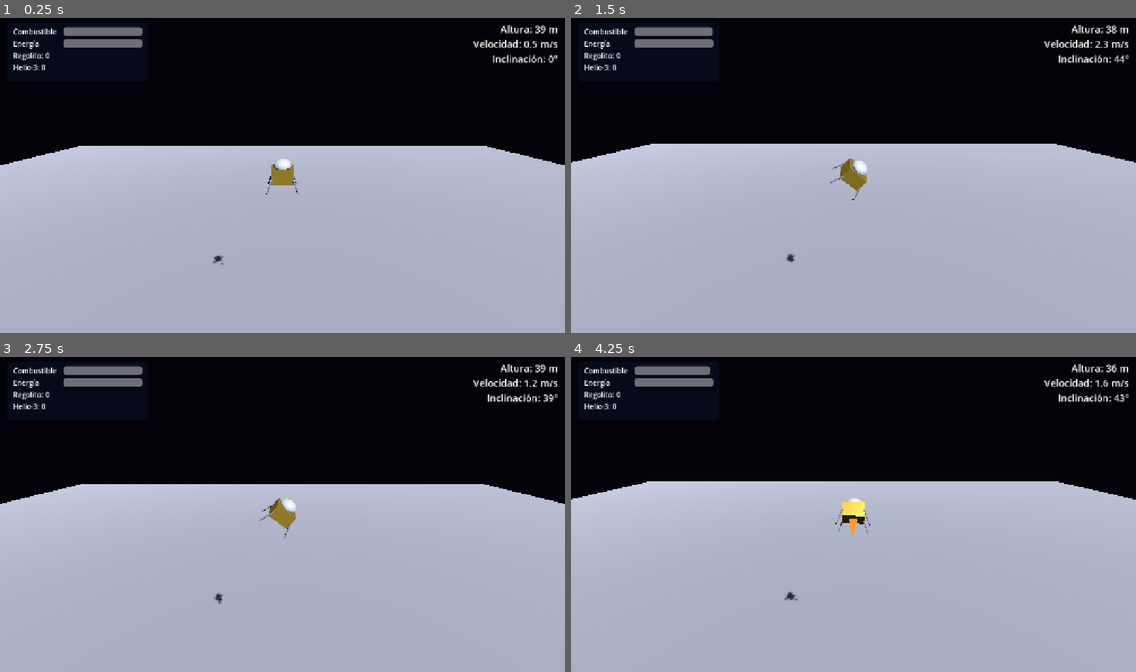
Above: before the commit, frames 1-4 (two rows, left to right).
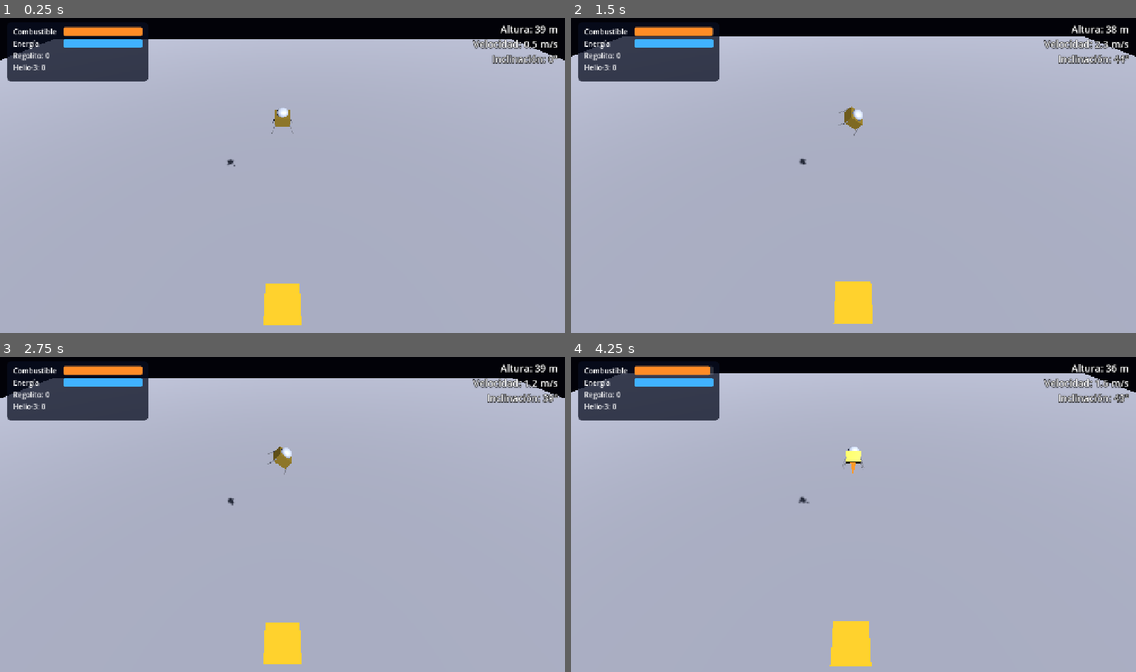
Above: after the commit, the same moments.

Repository: Camubermu/mision-helio-3
Game: Godot game, scene res://scenes/niveles/plantilla_alunizaje.tscn
Same seed, same stepped clock (60 frames per second), same inputs: the game is played once before the commit and once after it. This scene is started directly instead of the project's main scene.
Inputs (mouse positions are in pixels of both pictures, inside the frame that each line leads up to):
- Up to frame 1 (0.25 s): no input
- Up to frame 2 (1.5 s): move the mouse to (977, 159) at 0.52 s; hold D (right) 0.53-1.28 s; hold E (interactuar) 0.53-1.28 s; move the mouse to (740, 191) at 1.27 s; hold S (backward) from 1.28 s (still down); tap Space (propulsor) at 1.35 s
- Up to frame 3 (2.75 s): move the mouse to (339, 442) at 2.02 s; release S (backward) at 2.03 s; hold D (right) from 2.03 s (still down); hold R (reiniciar) from 2.03 s (still down)
- Up to frame 4 (4.25 s): move the mouse to (825, 577) at 2.77 s; release D (right) at 2.78 s; release R (reiniciar) at 2.78 s; hold W (forward) 2.78-3.53 s; tap E (interactuar) at 2.85 s; move the mouse to (1023, 561) at 3.52 s; hold A (left) from 3.53 s (still down); hold Space (propulsor) from 3.53 s (still down)

The runs differ from the first frame. In frame 1, 36% of the frame differs, in the area x 0-100%, y 2-98%; in frame 2, 36%; in frame 3, 35%; in frame 4, 36%, in the area x 0-100%, y 2-99%.

Commit message:
test

Diff:
--- a/scenes/ui/hud.tscn
+++ b/scenes/ui/hud.tscn
@@ -12,6 +12,27 @@
 corner_radius_top_right = 10
 corner_radius_bottom_right = 10
 corner_radius_bottom_left = 10
+
+[sub_resource type="StyleBoxFlat" id="StyleBoxFlat_combustible"]
+bg_color = Color(1, 0.55, 0.15, 1)
+corner_radius_top_left = 4
+corner_radius_top_right = 4
+corner_radius_bottom_right = 4
+corner_radius_bottom_left = 4
+
+[sub_resource type="StyleBoxFlat" id="StyleBoxFlat_energia"]
+bg_color = Color(0.25, 0.7, 1, 1)
+corner_radius_top_left = 4
+corner_radius_top_right = 4
+corner_radius_bottom_right = 4
+corner_radius_bottom_left = 4
+
+[sub_resource type="StyleBoxFlat" id="StyleBoxFlat_fondo_barra"]
+bg_color = Color(1, 1, 1, 0.15)
+corner_radius_top_left = 4
+corner_radius_top_right = 4
+corner_radius_bottom_right = 4
+corner_radius_bottom_left = 4
 
 [node name="HUD" type="CanvasLayer"]
 script = ExtResource("1_hud")
@@ -41,6 +62,8 @@
 layout_mode = 2
 size_flags_horizontal = 3
 size_flags_vertical = 4
+theme_override_styles/background = SubResource("StyleBoxFlat_fondo_barra")
+theme_override_styles/fill = SubResource("StyleBoxFlat_combustible")
 value = 100.0
 show_percentage = false
 
@@ -57,6 +80,8 @@
 layout_mode = 2
 size_flags_horizontal = 3
 size_flags_vertical = 4
+theme_override_styles/background = SubResource("StyleBoxFlat_fondo_barra")
+theme_override_styles/fill = SubResource("StyleBoxFlat_energia")
 value = 100.0
 show_percentage = false
 
--- a/scripts/nave.gd
+++ b/scripts/nave.gd
@@ -20,7 +20,7 @@
 ## Altura del suelo, para calcular la altura de la nave.
 @export var altura_suelo := 0.0
 ## Dónde queda la cámara respecto a la nave.
-@export var distancia_camara := Vector3(0, 6, 16)
+@export var distancia_camara := Vector3(0, 14, 22)
 
 enum Estado { VOLANDO, ATERRIZADA, ESTRELLADA }
 
@@ -103,4 +103,5 @@
 func _mover_camara() -> void:
 	# La cámara sigue a la nave pero no se inclina con ella (así no marea).
 	_camara.global_position = global_position + distancia_camara
-	_camara.look_at(global_position, Vector3.UP)
+	# Mira un poco por debajo de la nave para que se vea el suelo y la plataforma.
+	_camara.look_at(global_position + Vector3(0, -10, 0), Vector3.UP)
Not shown: 1 places in scenes/ui/hud.tscn that only renumber resources
